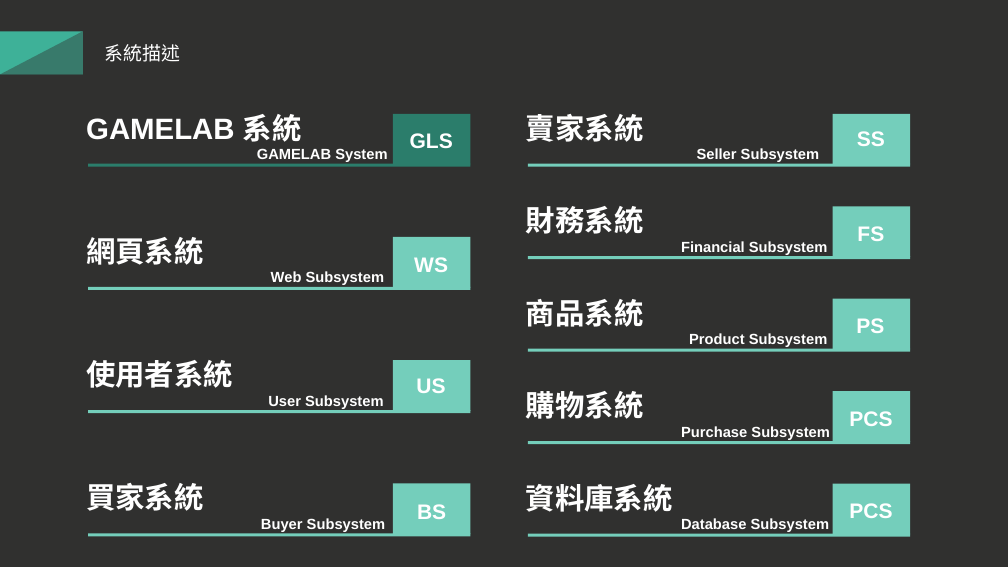
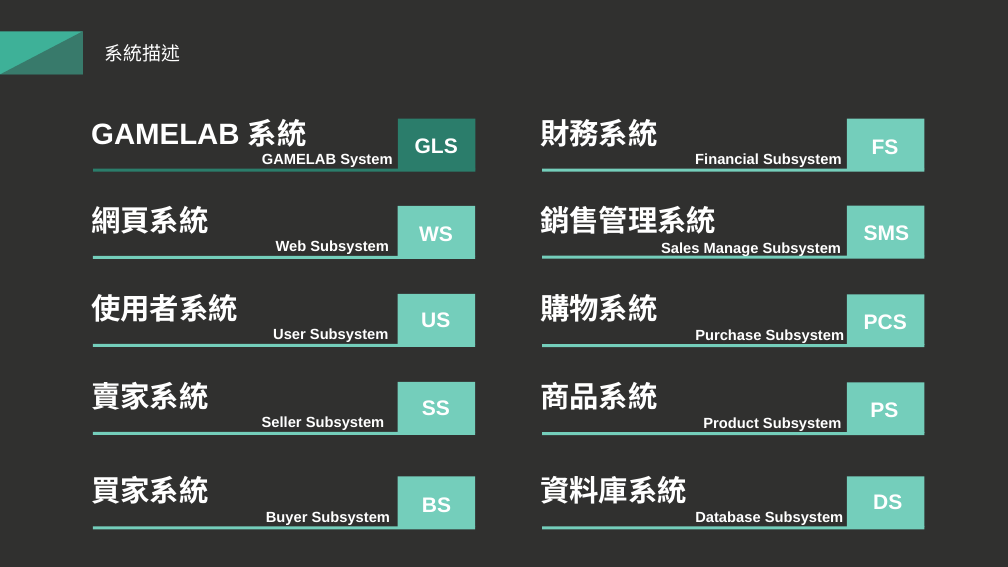
Before and after one commit to 13urgerKing/109-1DBMS, a slide deck: slide 4 of 109-1資料庫系統報告.pptx. Drawn at 1008x567 pixels with LibreOffice and Linux fonts; fonts in the diff are those of the drawing. Boxes give left, top, right and bottom in pixels: in the first picture for what was removed or moved away, otherwise in the second. Text is boxed around its words. In the diff, an @@ line names an element or a change of style, - is before the commit and + after.

```diff
--- a/109-1資料庫系統報告.pptx
+++ b/109-1資料庫系統報告.pptx
@@ 3 texts, 2 rectangles: place and size @@
-3 texts, 2 rectangles at (86,114,471,167)
+3 texts, 2 rectangles at (91,119,476,172)
@@ rectangle: place and size @@
-rectangle at (833,206,910,257)
+rectangle at (847,119,925,169)
@@ 3 texts: place and size @@
-3 texts at (526,206,884,255)
+3 texts at (540,119,899,167)
@@ rectangle: place and size @@
-rectangle at (528,256,910,259)
+rectangle at (542,169,925,172)
@@ 3 texts, 2 rectangles: place and size @@
-3 texts, 2 rectangles at (86,237,471,290)
+3 texts, 2 rectangles at (91,206,476,259)
@@ group added at (540,206,925,259): 3 texts, 2 rectangles @@
+SMS
+銷售管理系統
+Sales Manage Subsystem
@@ rectangle: place and size @@
-rectangle at (833,392,910,442)
+rectangle at (847,294,925,345)
@@ 3 texts: place and size @@
-3 texts at (526,391,892,440)
+3 texts at (540,294,907,343)
@@ 3 texts, 2 rectangles: place and size @@
-3 texts, 2 rectangles at (86,360,471,414)
+3 texts, 2 rectangles at (91,294,476,347)
@@ rectangle: place and size @@
-rectangle at (528,442,910,445)
+rectangle at (542,344,925,347)
@@ 2 texts, 2 rectangles: place and size @@
-2 texts, 2 rectangles at (526,114,910,167)
+2 texts, 2 rectangles at (91,382,476,435)
@@ 3 texts, 2 rectangles: place and size @@
-3 texts, 2 rectangles at (526,299,910,352)
+3 texts, 2 rectangles at (540,382,925,436)
@@ text "SS": place and size @@
-text "SS" at (857,131,885,146)
+text "SS" at (422,400,450,415)
@@ 3 texts, 2 rectangles: place and size @@
-3 texts, 2 rectangles at (86,483,471,536)
+3 texts, 2 rectangles at (91,476,476,529)
@@ text "資料庫系統": place and size @@
-text "資料庫系統" at (526,484,673,512)
+text "資料庫系統" at (540,476,687,504)
@@ rectangle: place and size @@
-rectangle at (833,484,910,535)
+rectangle at (847,476,925,527)
@@ text "Database Subsystem": place and size @@
-text "Database Subsystem" at (681,518,829,532)
+text "Database Subsystem" at (695,511,843,525)
@@ text at (873,494,902,509): text changed @@
-PCS
+DS
@@ rectangle: place and size @@
-rectangle at (528,534,910,537)
+rectangle at (542,526,925,529)
```
